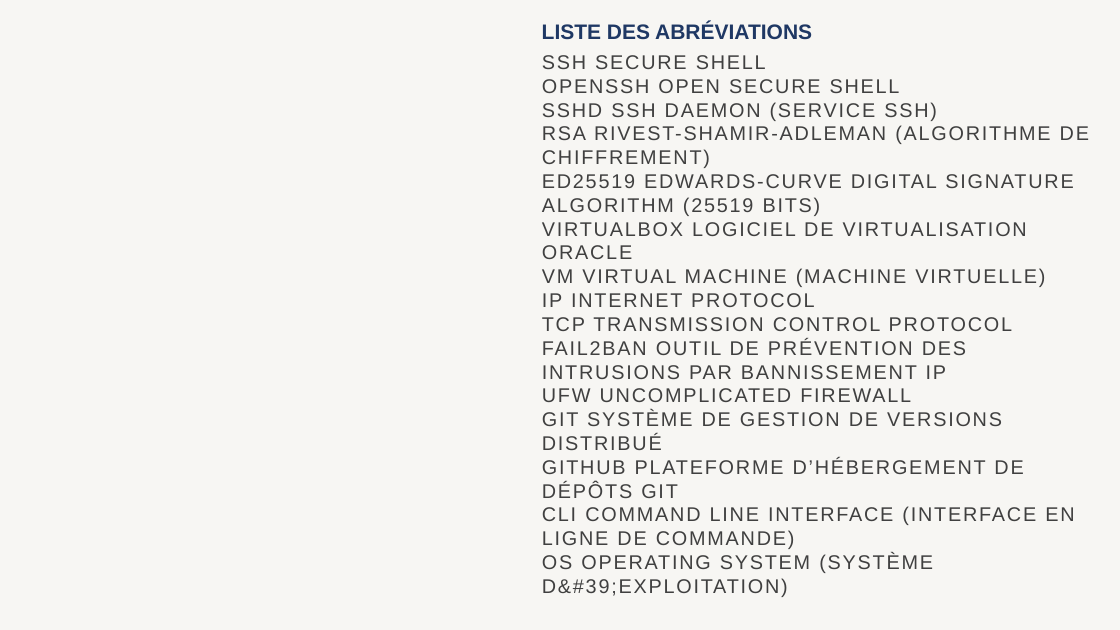
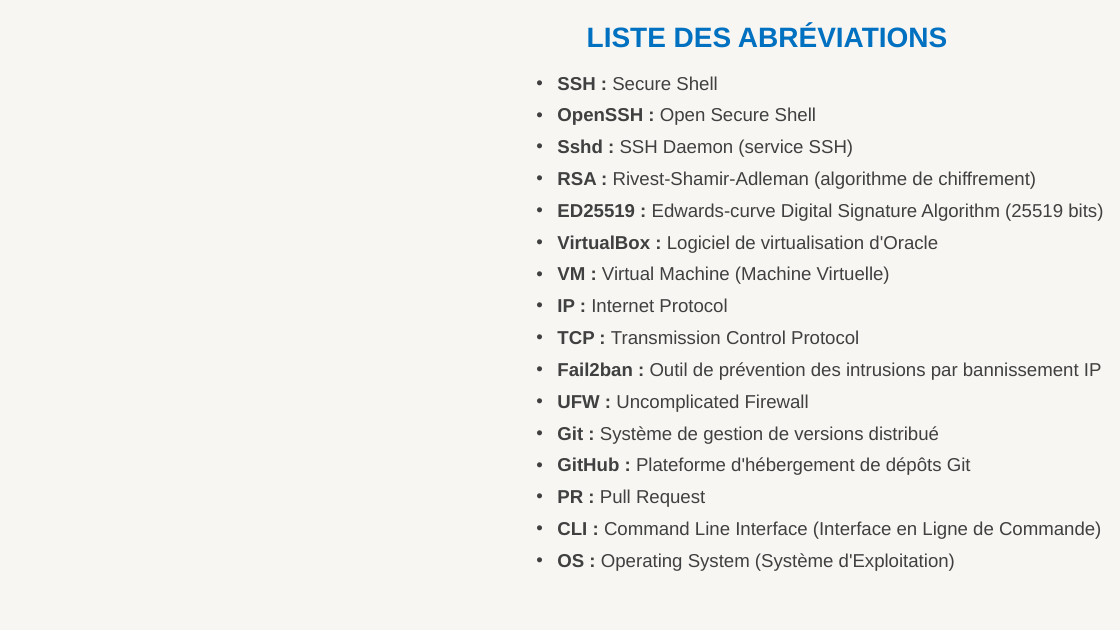
Before and after one commit to Christyy2/Projet-Final-ASI, a slide deck: slide 2 of Présentation-ASI.pptx. Drawn at 1120x630 pixels with LibreOffice and Linux fonts; fonts in the diff are those of the drawing; background and template pictures are left out. Boxes give left, top, right and bottom in pixels: in the first picture for what was removed or moved away, otherwise in the second. Text is boxed around its words. In the diff, an @@ line names an element or a change of style, - is before the commit and + after.

```diff
--- a/Présentation-ASI.pptx
+++ b/Présentation-ASI.pptx
@@ text "LISTE DES ABRÉVIATIONS": place and size @@
-text "LISTE DES ABRÉVIATIONS" at box(542, 22, 812, 40)
+text "LISTE DES ABRÉVIATIONS" at box(587, 25, 947, 48)
@@ text "LISTE DES ABRÉVIATIONS" at box(587, 25, 947, 48): size 18 to 24 pt, text colour #1F3864 to #0070C0; alignment left to centre @@
@@ text "SSH : Secure Shell" at box(557, 76, 1103, 571): vertical alignment middle to top @@
@@ text at box(557, 76, 1103, 571): text changed; size 17 to 16 pt @@
-SSH SECURE SHELL
-OPENSSH OPEN SECURE SHELL
-SSHD SSH DAEMON (SERVICE SSH)
-RSA RIVEST-SHAMIR-ADLEMAN (ALGORITHME DE CHIFFREMENT)
-ED25519 EDWARDS-CURVE DIGITAL SIGNATURE ALGORITHM (25519 BITS)
-VIRTUALBOX LOGICIEL DE VIRTUALISATION ORACLE
-VM VIRTUAL MACHINE (MACHINE VIRTUELLE)
-IP INTERNET PROTOCOL
-TCP TRANSMISSION CONTROL PROTOCOL
-FAIL2BAN OUTIL DE PRÉVENTION DES INTRUSIONS PAR BANNISSEMENT IP
-UFW UNCOMPLICATED FIREWALL
-GIT SYSTÈME DE GESTION DE VERSIONS DISTRIBUÉ
-GITHUB PLATEFORME D’HÉBERGEMENT DE DÉPÔTS GIT
-CLI COMMAND LINE INTERFACE (INTERFACE EN LIGNE DE COMMANDE)
-OS OPERATING SYSTEM (SYSTÈME D&#39;EXPLOITATION)
+• SSH : Secure Shell
+• OpenSSH : Open Secure Shell
+• Sshd : SSH Daemon (service SSH)
+• RSA : Rivest-Shamir-Adleman (algorithme de chiffrement)
+• ED25519 : Edwards-curve Digital Signature Algorithm (25519 bits)
+• VirtualBox : Logiciel de virtualisation d'Oracle
+• VM : Virtual Machine (Machine Virtuelle)
+• IP : Internet Protocol
+• TCP : Transmission Control Protocol
+• Fail2ban : Outil de prévention des intrusions par bannissement IP
+• UFW : Uncomplicated Firewall
+• Git : Système de gestion de versions distribué
+• GitHub : Plateforme d'hébergement de dépôts Git
+• PR : Pull Request
+• CLI : Command Line Interface (Interface en Ligne de Commande)
+• OS : Operating System (Système d'Exploitation)
```
Also in this commit, not shown: 8 other slides changed, 6 slides added, 1 slide removed.
